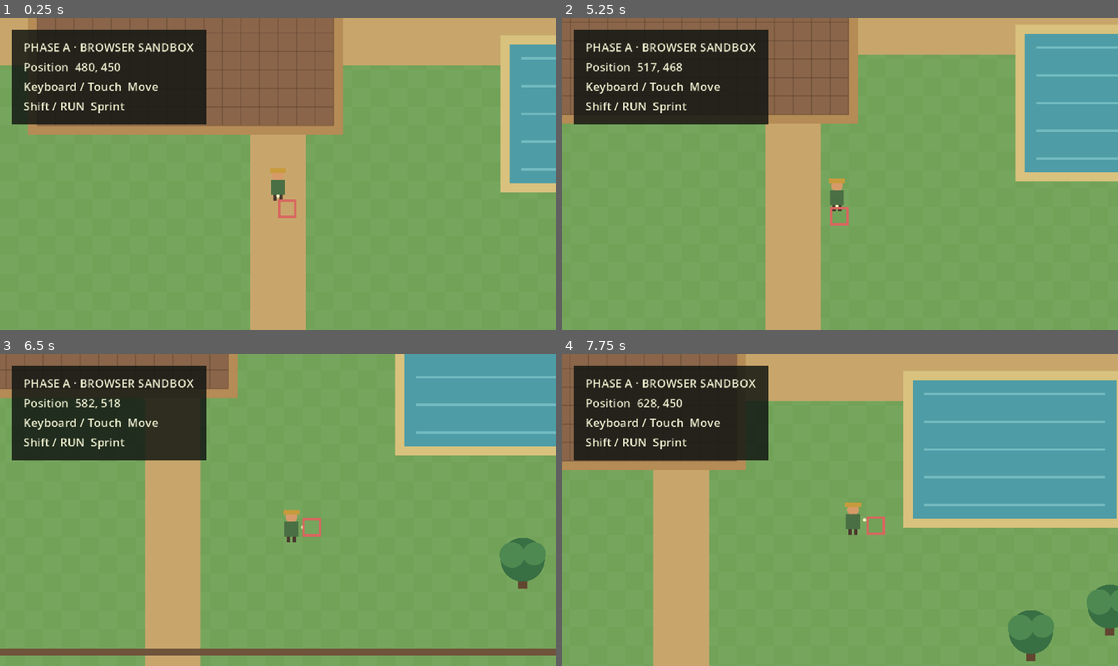
Above: before the commit, frames 1-4 (two rows, left to right).
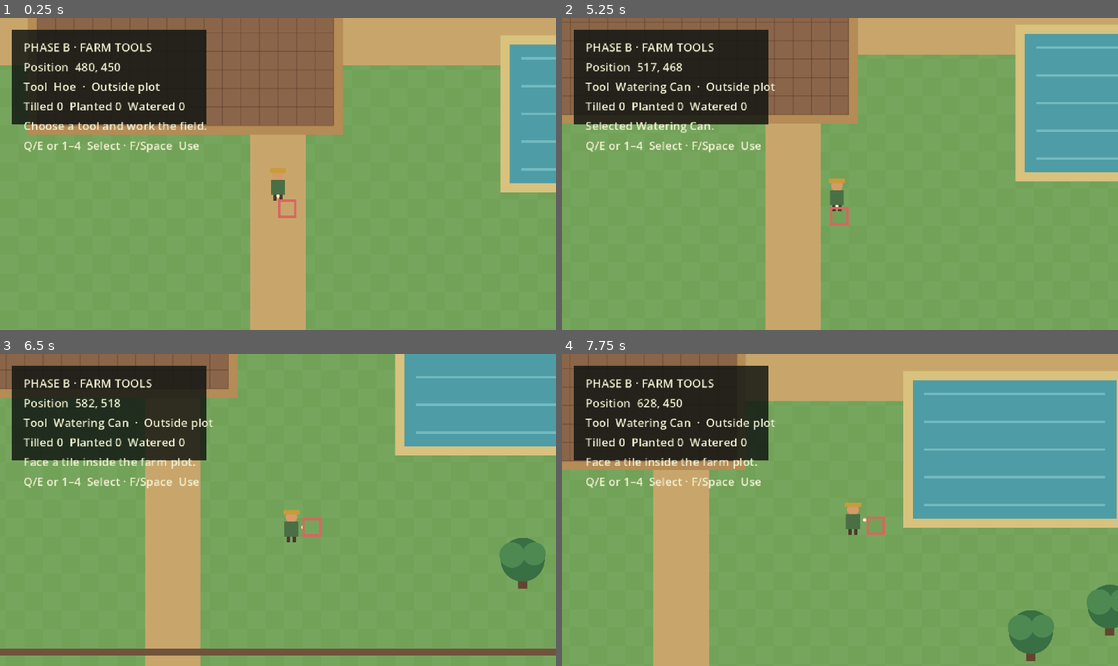
Above: after the commit, the same moments.

Repository: Slydum/Iraya-
Game: Godot game, scene res://scenes/main.tscn
Same seed, same stepped clock (60 frames per second), same inputs: the game is played once before the commit and once after it.
Inputs:
- Up to frame 1 (0.25 s): no input
- Up to frame 2 (5.25 s): tap Enter at 0.5 s; hold Right (ui_right) 0.53-1.28 s; hold Shift 0.53-1.28 s; tap Space at 0.77, 1.52, 3.02, 3.77, 4.52 s; hold Down (ui_down) 1.28-2.03 s; tap Q at 1.35 s; hold Right (ui_right) 2.03-2.78 s; tap E at 2.1 s; hold Up (ui_up) 2.78-3.53 s; tap 1 at 2.85 s; hold Left (ui_left) 3.53-5.03 s; tap 2 at 3.6 s; tap 3 at 4.35 s; hold Down (ui_down) from 5.03 s (still down); tap 4 at 5.1 s
- Up to frame 3 (6.5 s): release Down (ui_down) at 5.78 s; hold Right (ui_right) from 5.78 s (still down); tap F at 5.85 s; tap Space at 6.02 s
- Up to frame 4 (7.75 s): release Right (ui_right) at 6.53 s; hold Up (ui_up) 6.53-7.28 s; tap Enter at 6.6 s; tap Space at 6.77, 7.52 s; hold Right (ui_right) from 7.28 s (still down); tap Keypad Enter at 7.35 s

The runs differ from the first frame. In frame 1, 1.9% of the frame differs, in the area x 4-38%, y 8-44%; in frame 2, 2.0%; in frame 3, 2.1%; in frame 4, 2.1%, in the area x 4-39%, y 8-44%.

Commit message:
Show Phase B tool and farm status

Diff:
--- a/scripts/ui/debug_hud.gd
+++ b/scripts/ui/debug_hud.gd
@@ -2,10 +2,16 @@
 extends CanvasLayer
 
 @onready var player: Player = get_node("../Player")
+@onready var farm_system: FarmSystem = get_node("../FarmSystem")
 @onready var status_label: Label = %StatusLabel
 
+
 func _process(_delta: float) -> void:
-	status_label.text = "PHASE A · BROWSER SANDBOX\nPosition  %d, %d\nKeyboard / Touch  Move\nShift / RUN  Sprint" % [
+	status_label.text = "PHASE B · FARM TOOLS\nPosition  %d, %d\nTool  %s  ·  %s\n%s\n%s\nQ/E or 1–4  Select · F/Space  Use" % [
 		int(player.global_position.x),
 		int(player.global_position.y),
+		farm_system.get_tool_name(),
+		farm_system.get_cursor_label(),
+		farm_system.get_progress_summary(),
+		farm_system.feedback,
 	]
